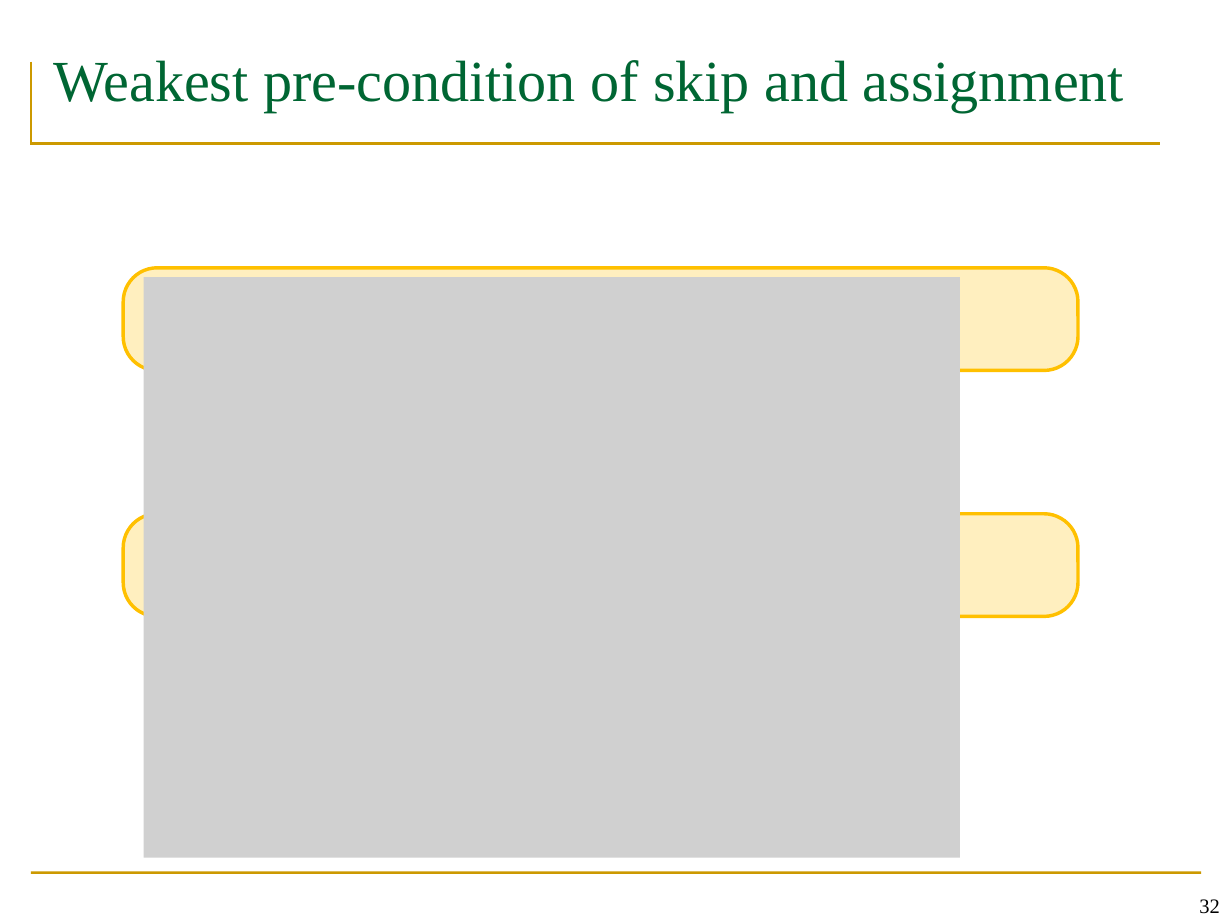
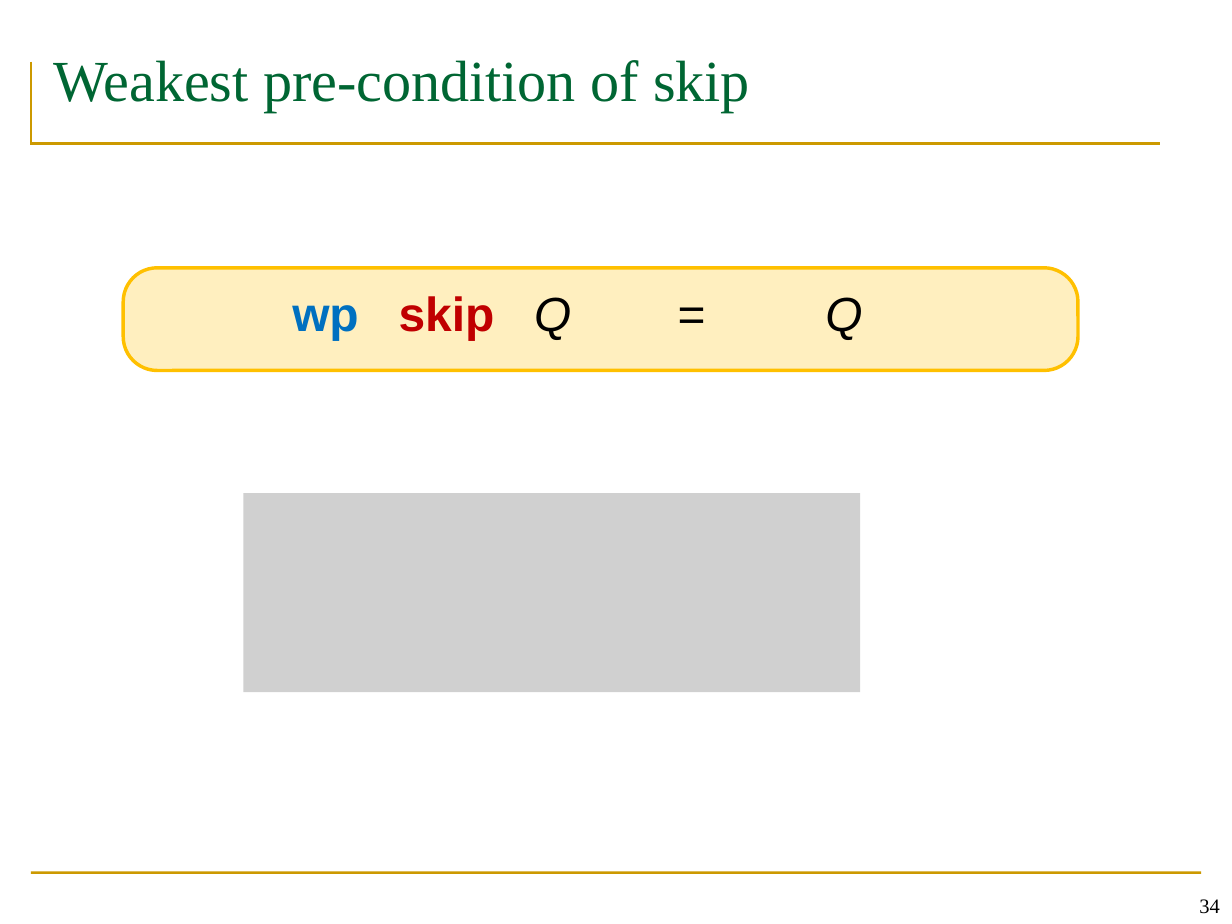
Before and after one commit to wooshrow/b3stv, a slide deck: slide 34 of slides/week-22-paige.pptx (slide 32 before the commit). Drawn at 1232x924 pixels with LibreOffice and Linux fonts; fonts in the diff are those of the drawing; grey boxes stand for pictures. Boxes give left, top, right and bottom in pixels: in the first picture for what was removed or moved away, otherwise in the second. Text is boxed around its words. In the diff, an @@ line names an element or a change of style, - is before the commit and + after.

```diff
--- a/slides/week-22-paige.pptx
+++ b/slides/week-22-paige.pptx
@@ title at <box>53,60,750,112</box>: text changed @@
-Weakest pre-condition of skip and assignment
+Weakest pre-condition of skip
@@ picture removed at <box>144,277,960,857</box> @@
@@ text added at <box>292,296,862,340</box>, 28 pt, text #C00000, bold @@
+wp skip Q = Q
@@ picture added at <box>244,493,861,692</box> @@
@@ rounded rectangle removed at <box>123,514,1078,616</box> @@
@@ page number at <box>1199,899,1219,914</box>: text changed @@
-32
+34
```
Also in this commit, not shown: 6 other slides changed, 18 slides added, 1 other file.
